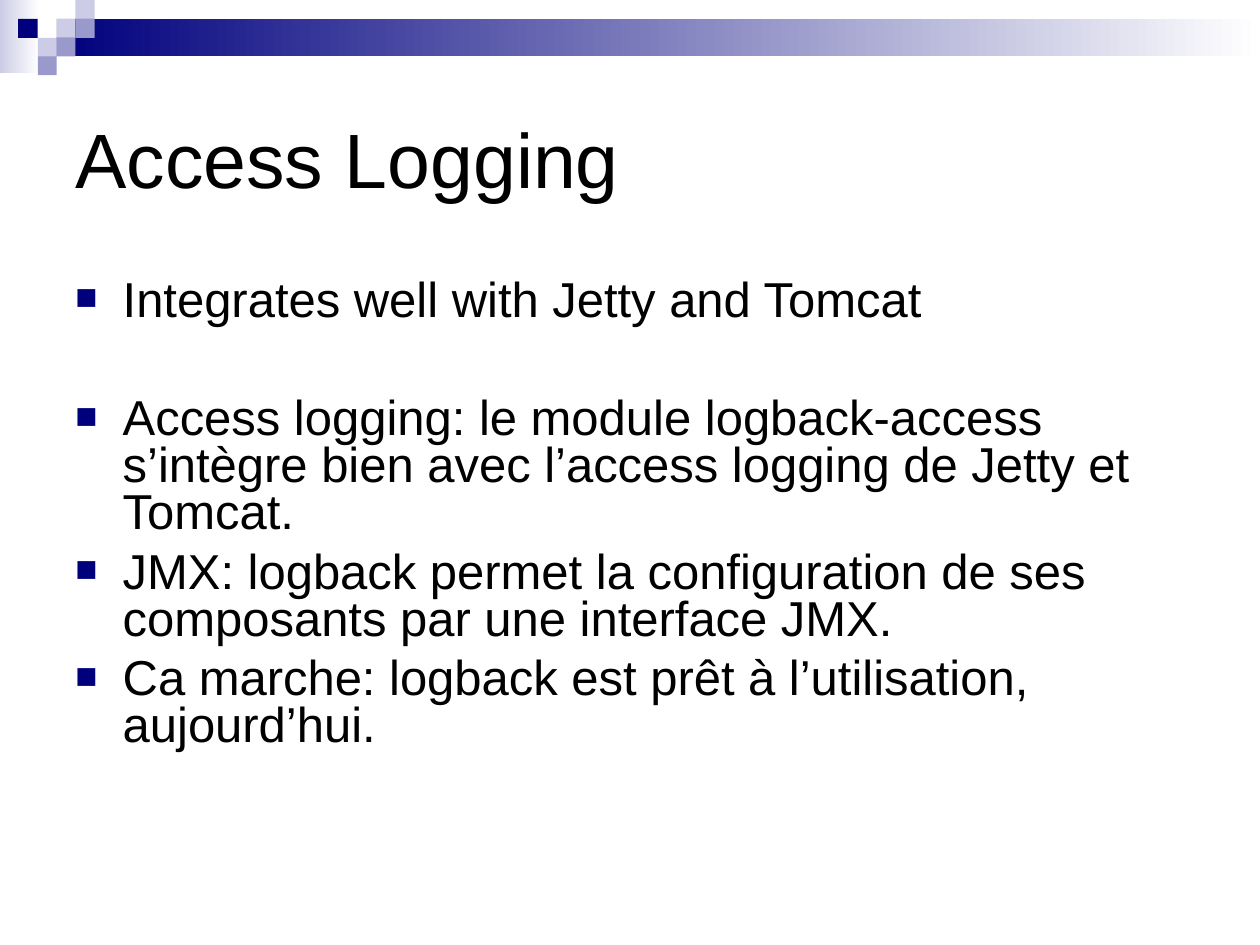
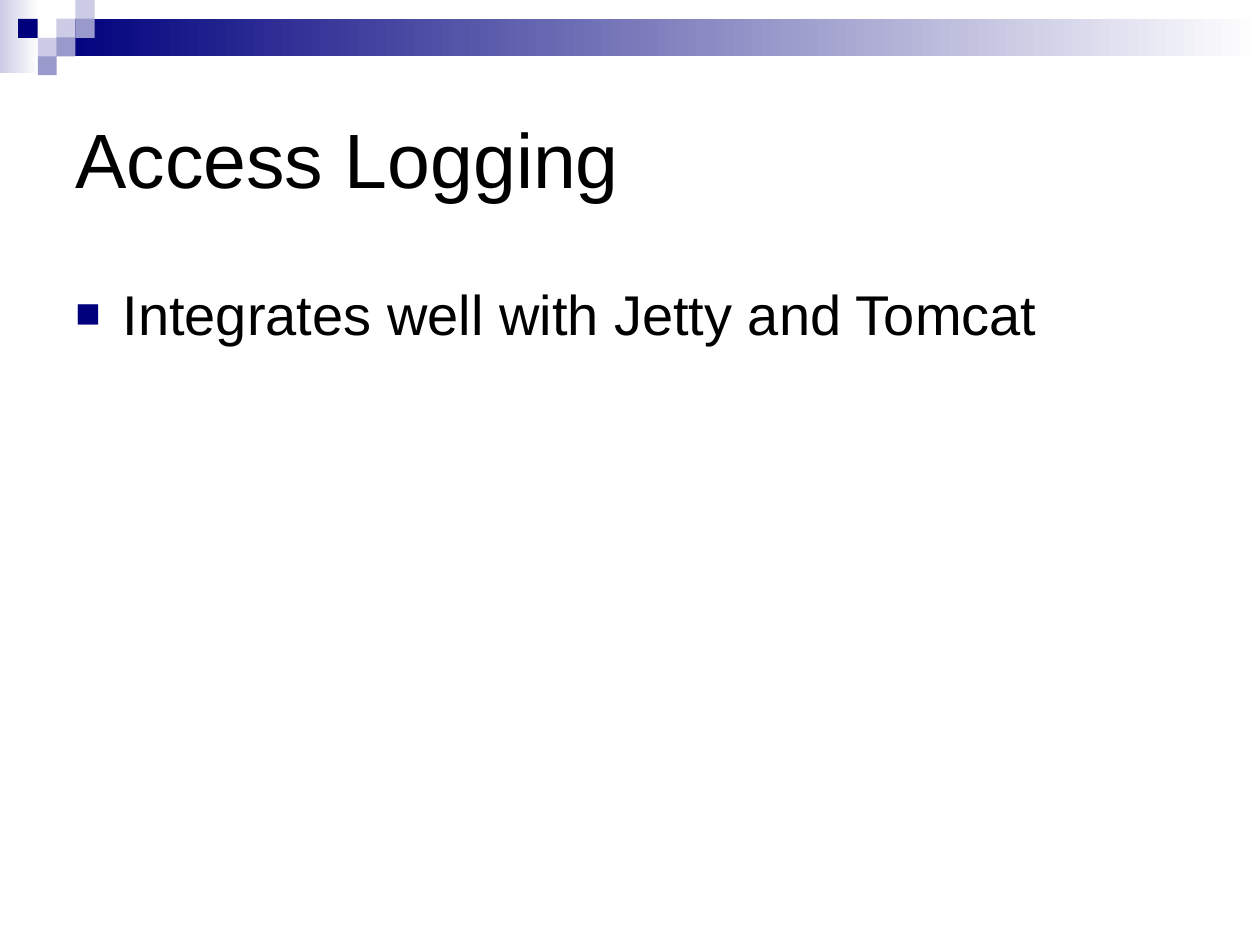
Before and after one commit to qos-ch/logback, a slide deck: slide 17 of logback-site/src/site/resources/10reasons.ppt (slide 16 before the commit). Drawn at 1260x945 pixels with LibreOffice and Linux fonts; fonts in the diff are those of the drawing; background and template pictures are left out. Boxes give left, top, right and bottom in pixels: in the first picture for what was removed or moved away, otherwise in the second. Text is boxed around its words. In the diff, an @@ line names an element or a change of style, - is before the commit and + after.

```diff
--- a/logback-site/src/site/resources/10reasons.ppt
+++ b/logback-site/src/site/resources/10reasons.ppt
@@ text "Integrates well with Jetty and ..." at (123, 294, 1036, 346): size 28 to 32 pt; line spacing 0.8 to 1; more space between paragraphs @@
@@ text at (123, 399, 1129, 752): paragraphs removed @@
-■ Access logging: le module logback-access s’intègre bien avec l’access logging de Jetty et Tomcat.
-■ JMX: logback permet la configuration de ses composants par une interface JMX.
-■ Ca marche: logback est prêt à l’utilisation, aujourd’hui.
```
Also in this commit, not shown: 12 other slides changed, 4 slides added, 1 slide removed, 2 other files.
